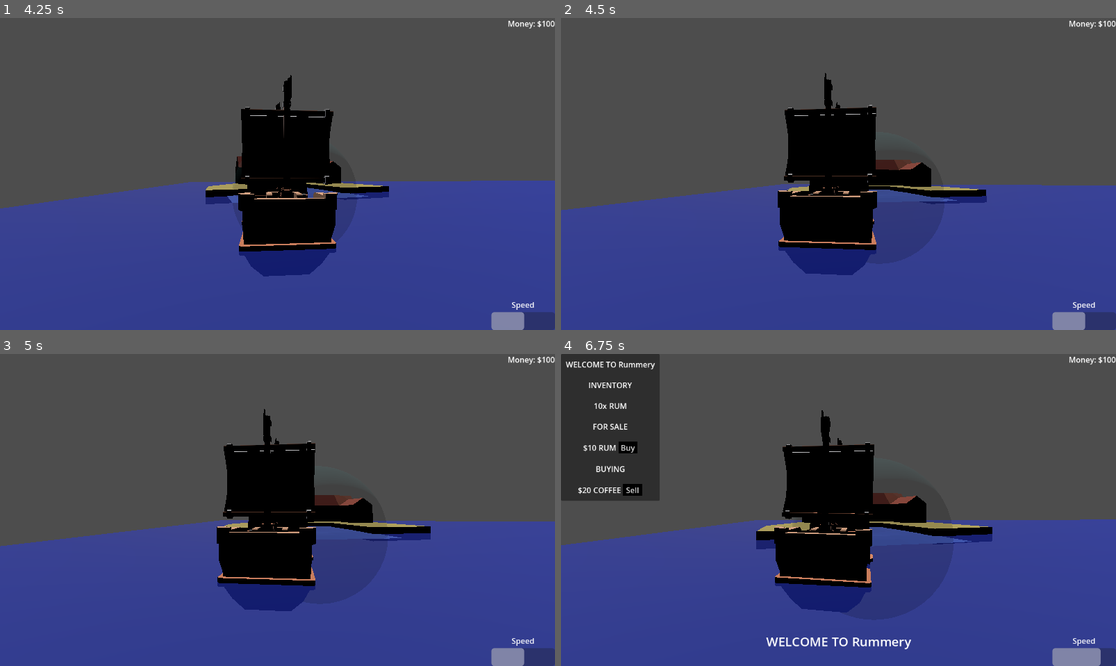
Above: before the commit, frames 1-4 (two rows, left to right).
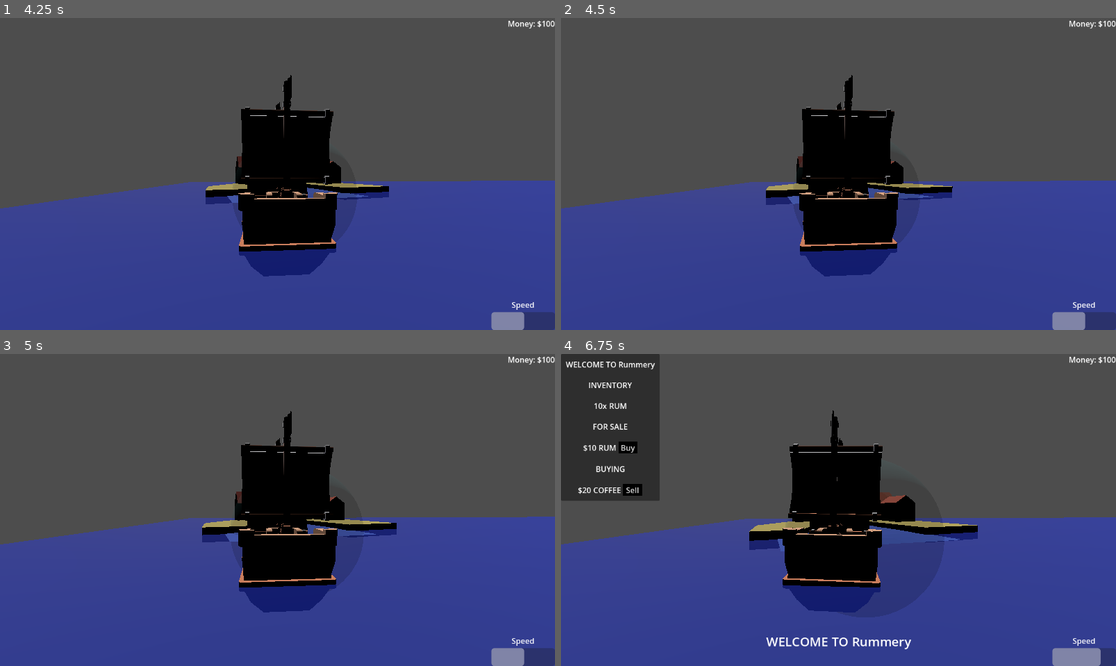
Above: after the commit, the same moments.

Repository: josephshell/UnnamedSailingGame
Game: Godot game, scene res://scenes/Main.tscn
Same seed, same stepped clock (60 frames per second), same inputs: the game is played once before the commit and once after it.
Inputs (mouse positions are in pixels of both pictures, inside the frame that each line leads up to):
- Up to frame 1 (4.25 s): move the mouse to (305, 174) at 0.52 s; hold E (interact) 0.53-1.28 s; hold W (move_forward) from 0.53 s (still down); tap Space (jump) at 0.77, 1.52, 3.02, 3.77 s; move the mouse to (249, 174) at 1.27 s; tap E (interact) at 1.35, 2.85 s; move the mouse to (288, 167) at 2.02 s; hold E (interact) 2.03-2.78 s; move the mouse to (271, 180) at 2.77 s; move the mouse to (316, 177) at 3.52 s; hold E (interact) from 3.53 s (still down); tap Tab (toggle_inventory) at 4.15 s
- Up to frame 2 (4.5 s): keep holding W (move_forward); move the mouse to (794, 170) at 4.27 s; release E (interact) at 4.28 s; tap E (interact) at 4.35 s
- Up to frame 3 (5 s): keep holding W (move_forward); tap Space (jump) at 4.52 s
- Up to frame 4 (6.75 s): move the mouse to (844, 510) at 5.02 s; hold E (interact) 5.03-5.78 s; move the mouse to (755, 432) at 5.77 s; release W (move_forward) at 5.78 s; hold D (move_right) 5.78-6.53 s; tap E (interact) at 5.85 s; tap Space (jump) at 6.02 s; move the mouse to (960, 494) at 6.52 s; hold W (move_forward) from 6.53 s (still down); hold E (interact) from 6.53 s (still down)

Frame 1 is identical in both runs. In frame 2, 6.1% of the frame differs, in the area x 0-100%, y 17-83%; in frame 3, 6.2%; in frame 4, 3.3%.

Commit message:
Added button to release mouse

Diff:
--- a/scenes/Main.tscn
+++ b/scenes/Main.tscn
@@ -138,5 +138,6 @@
 [connection signal="interact_pressed" from="InputComponent" to="." method="_on_input_component_interact_pressed"]
 [connection signal="mouse_moved" from="InputComponent" to="." method="_on_input_component_mouse_moved"]
 [connection signal="movement_pressed" from="InputComponent" to="." method="_on_input_component_movement_pressed"]
+[connection signal="toggle_inventory_pressed" from="InputComponent" to="." method="_on_input_component_toggle_inventory_pressed"]
 [connection signal="buy_button_pressed" from="ShopUI" to="." method="_on_shop_ui_buy_button_pressed"]
 [connection signal="sell_button_pressed" from="ShopUI" to="." method="_on_shop_ui_sell_button_pressed"]
--- a/scenes/main.gd
+++ b/scenes/main.gd
@@ -61,6 +61,10 @@
 func confine_mouse():
 	camera_controller.is_camera_locked = true
 	Input.mouse_mode = Input.MOUSE_MODE_CONFINED
+
+func release_mouse():
+	camera_controller.is_camera_locked = true
+	Input.mouse_mode = Input.MOUSE_MODE_VISIBLE
 
 func get_first_sellable_item(trading_post: TradingPost) -> Enums.TradeItem:
 	for item in trading_post.trade_inventory.inventory:
@@ -184,4 +188,10 @@
 	movement_component.decrease_speed()
 	player_hud.set_speed(movement_component.get_speed_mode())
 
+func _on_input_component_toggle_inventory_pressed():
+	if Input.mouse_mode != Input.MOUSE_MODE_VISIBLE:
+		release_mouse()
+	else:
+		capture_mouse()
+
 #endregion
